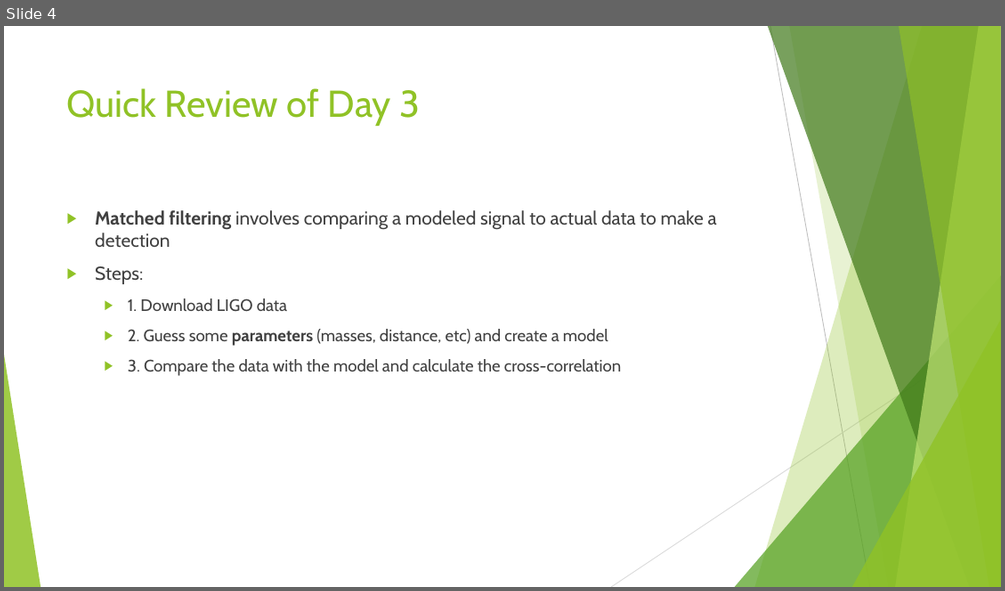
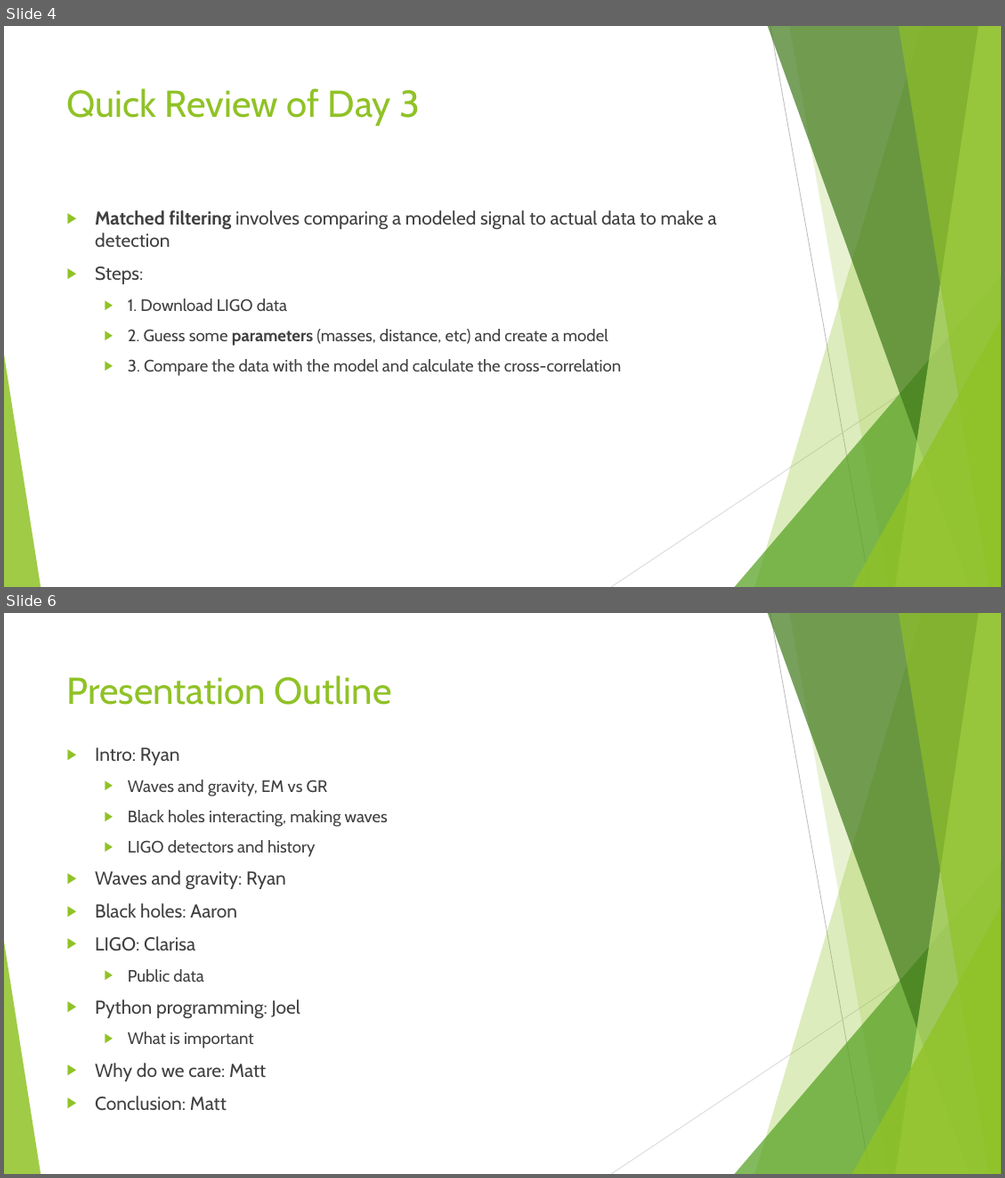
Before and after one commit to laurelvwhite/WSP, a slide deck: Review.pptx. Shown one above the other, each under a label of ours: slide 4 before the commit, slides 4 and 6 after it; the slides between them are not shown. The pictures are 1005x591 and 1005x1178 pixels, drawn with LibreOffice and Linux fonts; fonts in the diff are those of the drawing. Boxes give left, top, right and bottom in pixels: in the first picture for what was removed or moved away, otherwise in the second. Text is boxed around its words. In the diff, an @@ line names an element or a change of style, - is before the commit and + after.

```diff
--- a/Review.pptx
+++ b/Review.pptx
@@ slide 6 added at <box>4,613,1001,1174</box>, background #FFFFFF; not listed: 10 template elements that a slide beside it also shows @@
@@ title added at <box>67,675,392,705</box>, 36 pt, text #90C226 @@
+Presentation Outline
@@ text added at <box>95,747,388,1111</box>, 18 pt, text #404040 @@
+▶ Intro: Ryan
+  ▶ Waves and gravity, EM vs GR
+  ▶ Black holes interacting, making waves
+  ▶ LIGO detectors and history
+▶ Waves and gravity: Ryan
+▶ Black holes: Aaron
+▶ LIGO: Clarisa
+  ▶ Public data
+▶ Python programming: Joel
+  ▶ What is important
+▶ Why do we care: Matt
+▶ Conclusion: Matt
```
Also in this commit, not shown: 1 other slide added.
